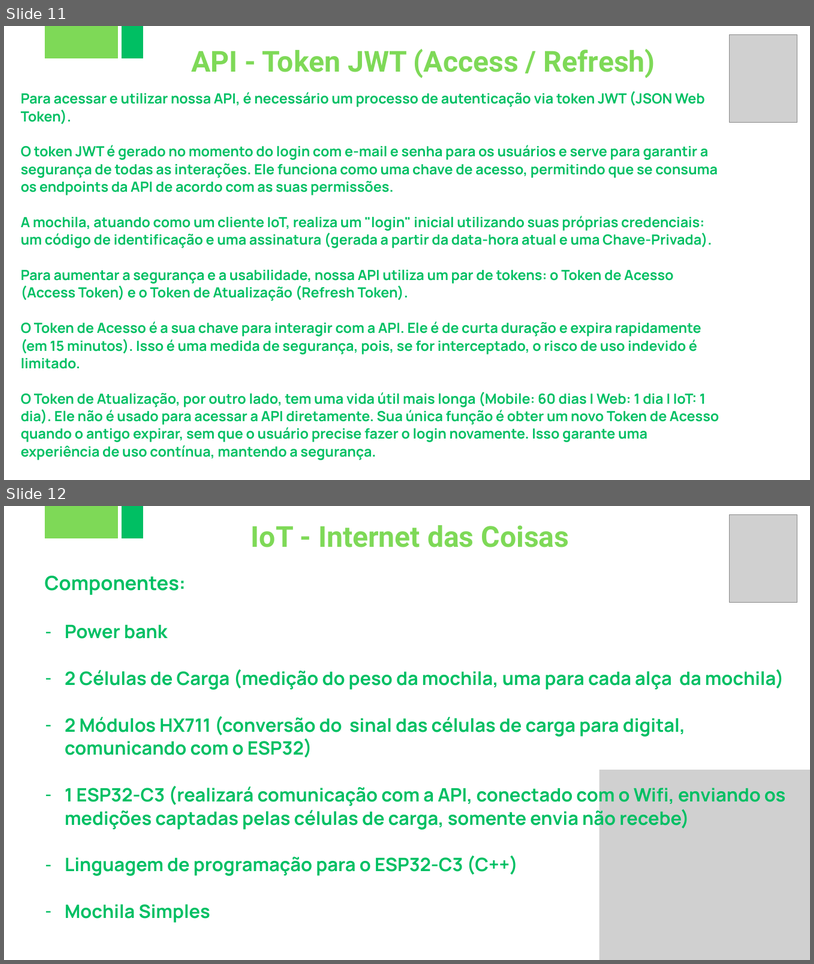
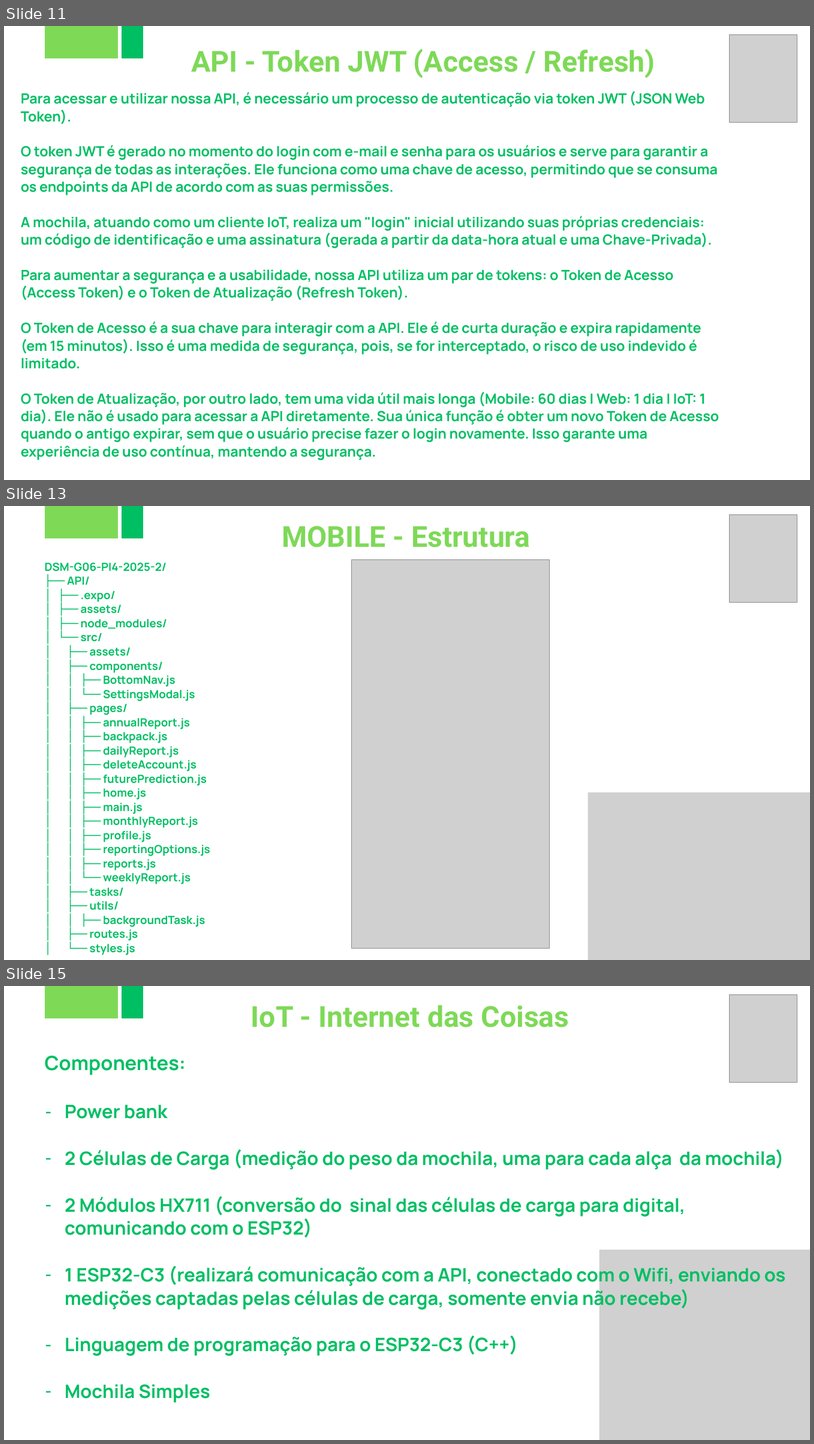
Before and after one commit to FatecFranca/DSM-G06-PI4-2025-2, a slide deck: 2-Apresentação-PI-4-Semestre.pptx. Shown one above the other, each under a label of ours: slides 11 and 12 before the commit, slides 11, 13 and 15 after it; the slides between them are not shown. The pictures are 814x964 and 814x1444 pixels, drawn with LibreOffice and Linux fonts; fonts in the diff are those of the drawing; grey boxes stand for pictures. Boxes give left, top, right and bottom in pixels: in the first picture for what was removed or moved away, otherwise in the second. Text is boxed around its words. In the diff, an @@ line names an element or a change of style, - is before the commit and + after.

Commit message:
API & MOBILE | Atualização de Rotas - Inclusão de Índice | Adpataçaõ de telas para as rotas alteradas | Melhor Performance

```diff
--- a/2-Apresentação-PI-4-Semestre.pptx
+++ b/2-Apresentação-PI-4-Semestre.pptx
@@ slide 13 added at box(4, 506, 810, 960), background #FFFFFF @@
@@ freeform shape added at box(45, 506, 118, 538), fill #7ED957 @@
@@ freeform shape added at box(122, 506, 143, 538), fill #00BF63 @@
@@ picture added at box(730, 515, 797, 603) @@
@@ text added at box(282, 526, 530, 547), 51.6 pt, text #7ED957, bold @@
+MOBILE - Estrutura
@@ picture added at box(351, 559, 549, 948) @@
@@ text added at box(45, 562, 210, 955), 20 pt, text #00BF63, bold @@
+DSM-G06-PI4-2025-2/
+├── API/
+│ ├── .expo/
+│ ├── assets/
+│ ├── node_modules/
+│ └── src/
+│ ├── assets/
+│ ├── components/
+│ │ ├── BottomNav.js
+│ │ └── SettingsModal.js
+│ ├── pages/
+│ │ ├── annualReport.js
+│ │ ├── backpack.js
+│ │ ├── dailyReport.js
+│ │ ├── deleteAccount.js
+│ │ ├── futurePrediction.js
+│ │ ├── home.js
+│ │ ├── main.js
+│ │ ├── monthlyReport.js
+│ │ ├── profile.js
+│ │ ├── reportingOptions.js
+│ │ ├── reports.js
+│ │ └── weeklyReport.js
+│ ├── tasks/
+│ ├── utils/
+│ │ ├── backgroundTask.js
+│ ├── routes.js
+│ └── styles.js
@@ picture added at box(588, 792, 810, 960) @@
@@ what was slide 12 is now slide 15 @@
```
Also in this commit, not shown: 3 slides changed, 2 other slides added, 5 slides removed, 40 other files.
